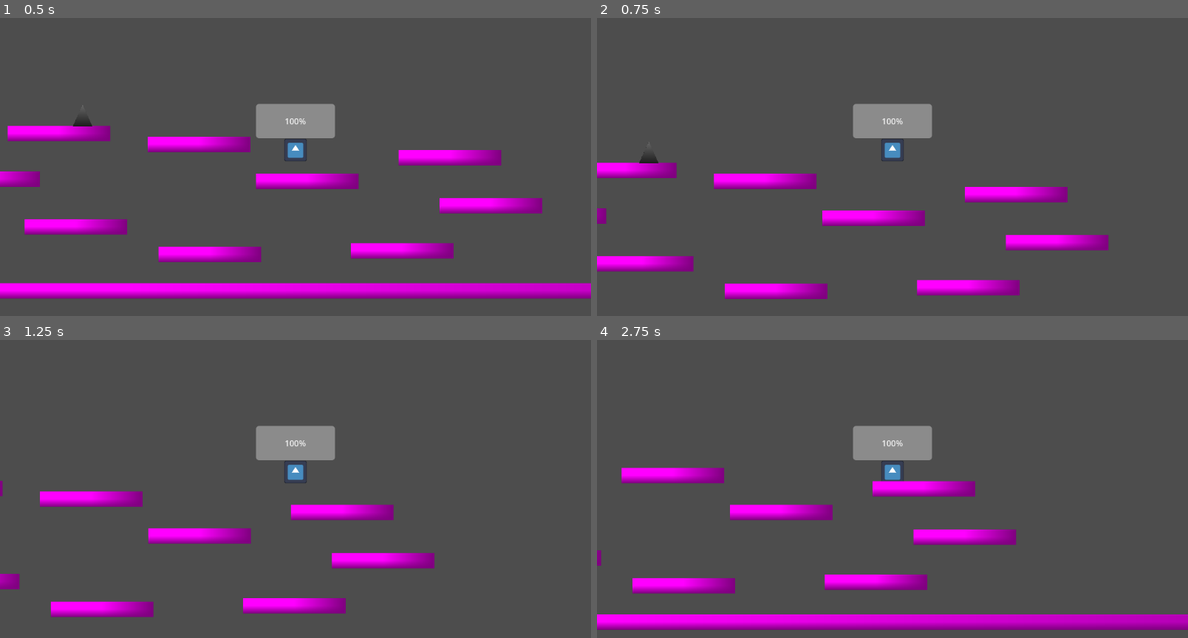
Above: before the commit, frames 1-4 (two rows, left to right).
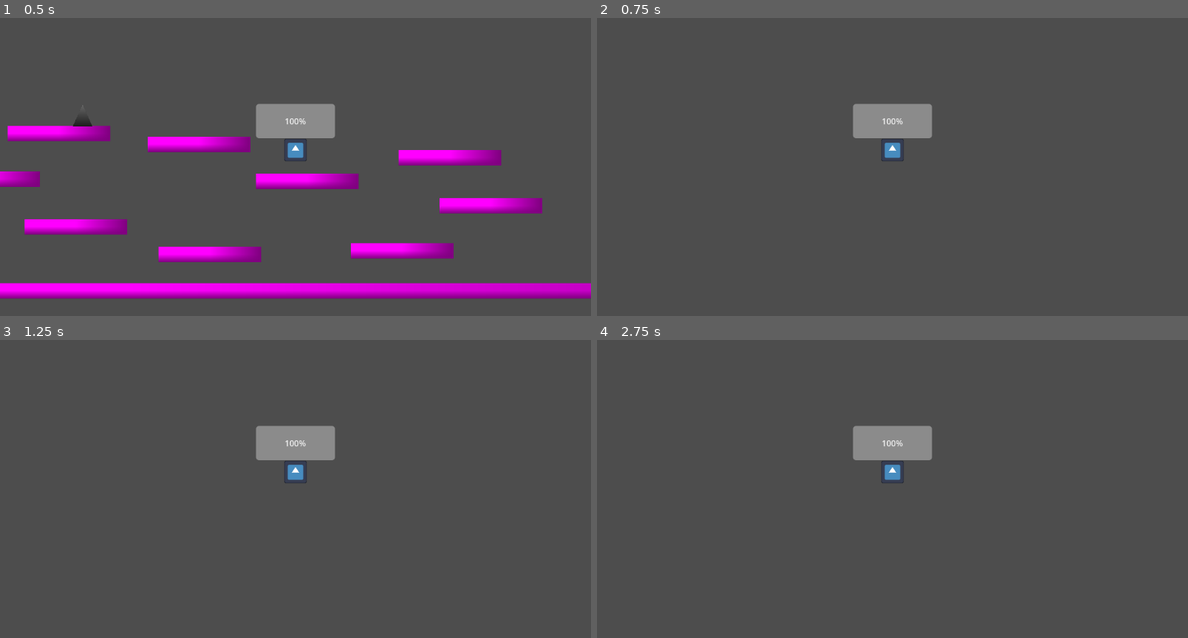
Above: after the commit, the same moments.

Repository: Derpest2Dude/AGL-godot-intro-project
Game: Godot game, scene res://Scenes/leve_l.tscn
Two runs of this game, one before a commit and one after it. Both use one fixed random seed, a clock stepped at 60 frames per second and the inputs below. The engine's default icon, where the game draws it, is replaced by a stand-in: a white triangle on a blue panel in a dark square.
Inputs:
- Up to frame 1 (0.5 s): no input
- Up to frame 2 (0.75 s): tap Enter (ui_accept) at 0.5 s; hold Right (ui_right) from 0.53 s (still down)
- Up to frame 3 (1.25 s): keep holding Right (ui_right); tap Enter (ui_accept) at 0.77 s
- Up to frame 4 (2.75 s): tap Enter (ui_accept) at 1.52 s; release Right (ui_right) at 2.03 s; hold Left (ui_left) from 2.03 s (still down)

Frame 1 is identical in both runs. In frame 2, 7.1% of the frame differs, in the area x 0-87%, y 45-95%; in frame 3, 5.7%; in frame 4, 11%, in the area x 0-100%, y 42-98%.

Commit message:
changed jump velocity to absurd levels

Diff:
--- a/Scripts/character.gd
+++ b/Scripts/character.gd
@@ -3,7 +3,7 @@
 @export var health: HealthComponent
 
 const SPEED = 300.0
-const JUMP_VELOCITY = -450.0
+const JUMP_VELOCITY = -4500.0
 
 func _ready() -> void:
 	health.died.connect(_on_died)
